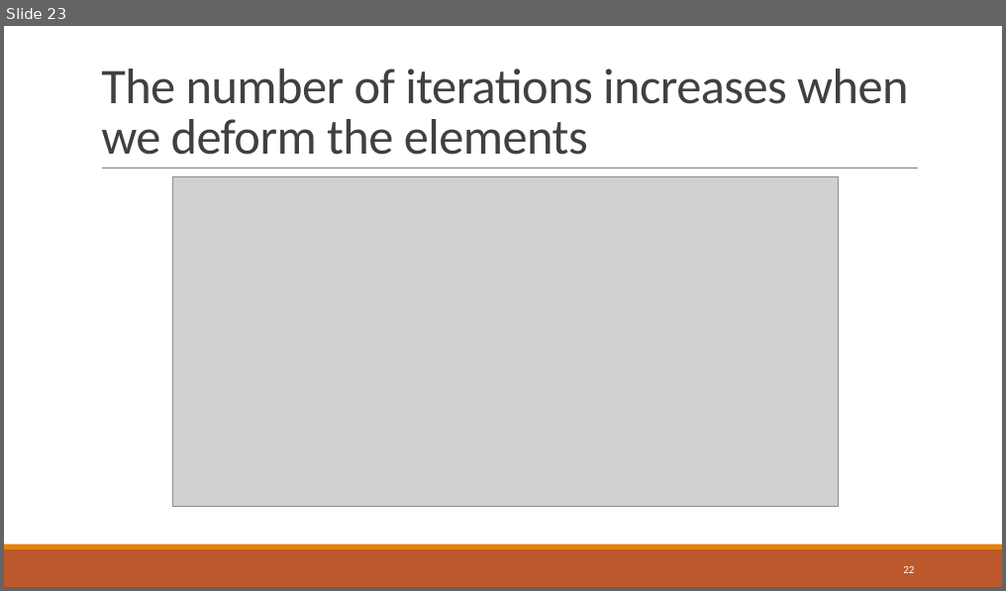
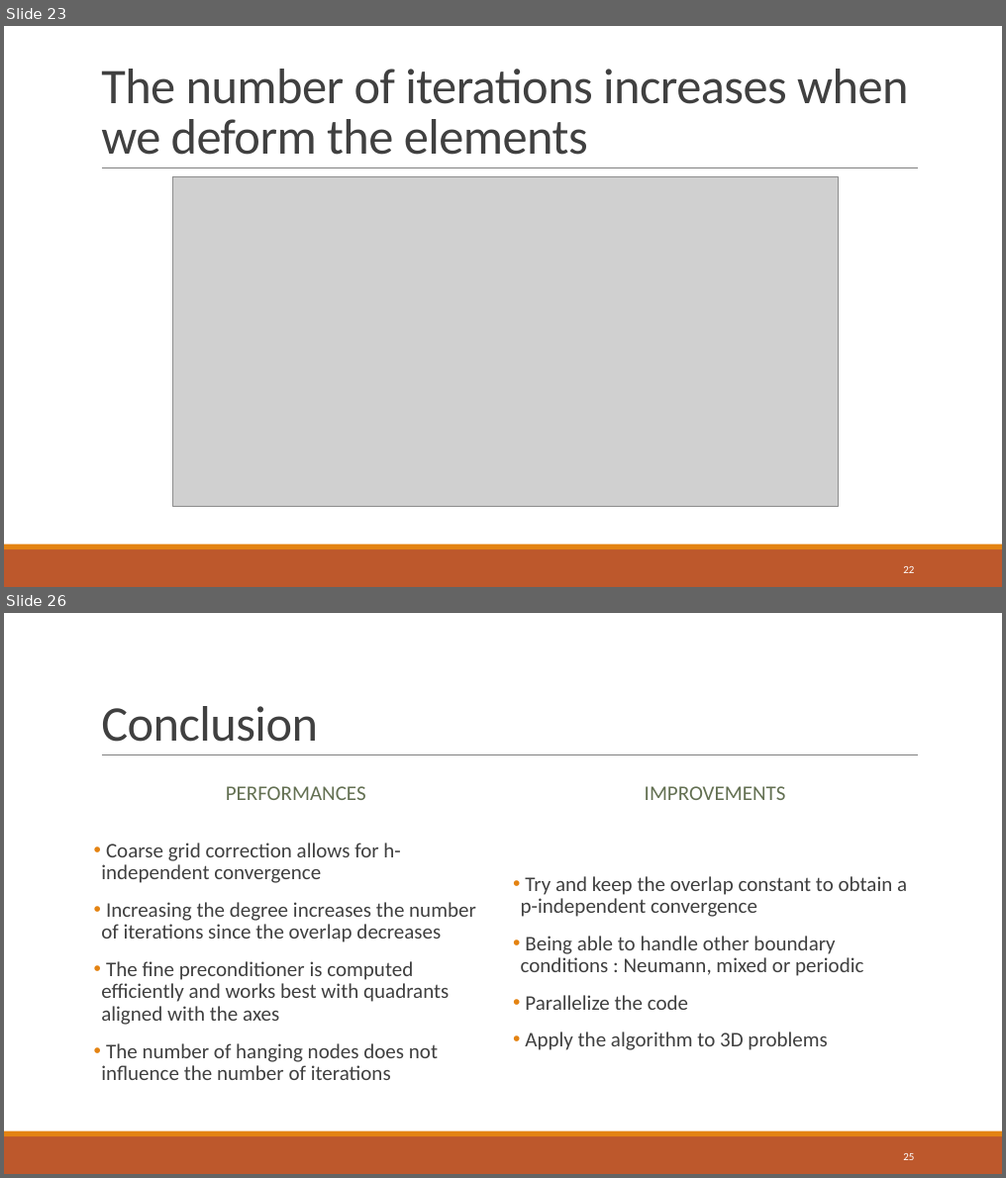
Before and after one commit to dweicker/pres, a slide deck: thesis.pptx. Shown one above the other, each under a label of ours: slide 23 before the commit, slides 23 and 26 after it; the slides between them are not shown. The pictures are 1006x591 and 1006x1178 pixels, drawn with LibreOffice and Linux fonts; fonts in the diff are those of the drawing; grey boxes stand for pictures. Boxes give left, top, right and bottom in pixels: in the first picture for what was removed or moved away, otherwise in the second. Text is boxed around its words. In the diff, an @@ line names an element or a change of style, - is before the commit and + after.

```diff
--- a/thesis.pptx
+++ b/thesis.pptx
@@ slide 26 added at [4, 613, 1002, 1174], background #FFFFFF; not listed: 3 template elements that a slide beside it also shows @@
@@ title added at [101, 706, 318, 742], 48 pt, text #404040 @@
+Conclusion
@@ text added at [226, 786, 366, 800], 20 pt, text #637052 @@
+PERFORMANCES
@@ text added at [645, 786, 786, 800], 20 pt, text #637052 @@
+IMPROVEMENTS
@@ text added at [101, 843, 476, 1080], 20 pt, text #404040 @@
+• Coarse grid correction allows for h-independent convergence
+• Increasing the degree increases the number of iterations since the overlap decreases
+• The fine preconditioner is computed efficiently and works best with quadrants aligned with the axes
+• The number of hanging nodes does not influence the number of iterations
@@ text added at [521, 876, 907, 1051], 20 pt, text #404040 @@
+• Try and keep the overlap constant to obtain a p-independent convergence
+• Being able to handle other boundary conditions : Neumann, mixed or periodic
+• Parallelize the code
+• Apply the algorithm to 3D problems
@@ page number added at [903, 1154, 914, 1160], 10.5 pt, text #FFFFFF @@
+25
```
Also in this commit, not shown: 1 slide changed, 3 other slides added, 5 other files.
